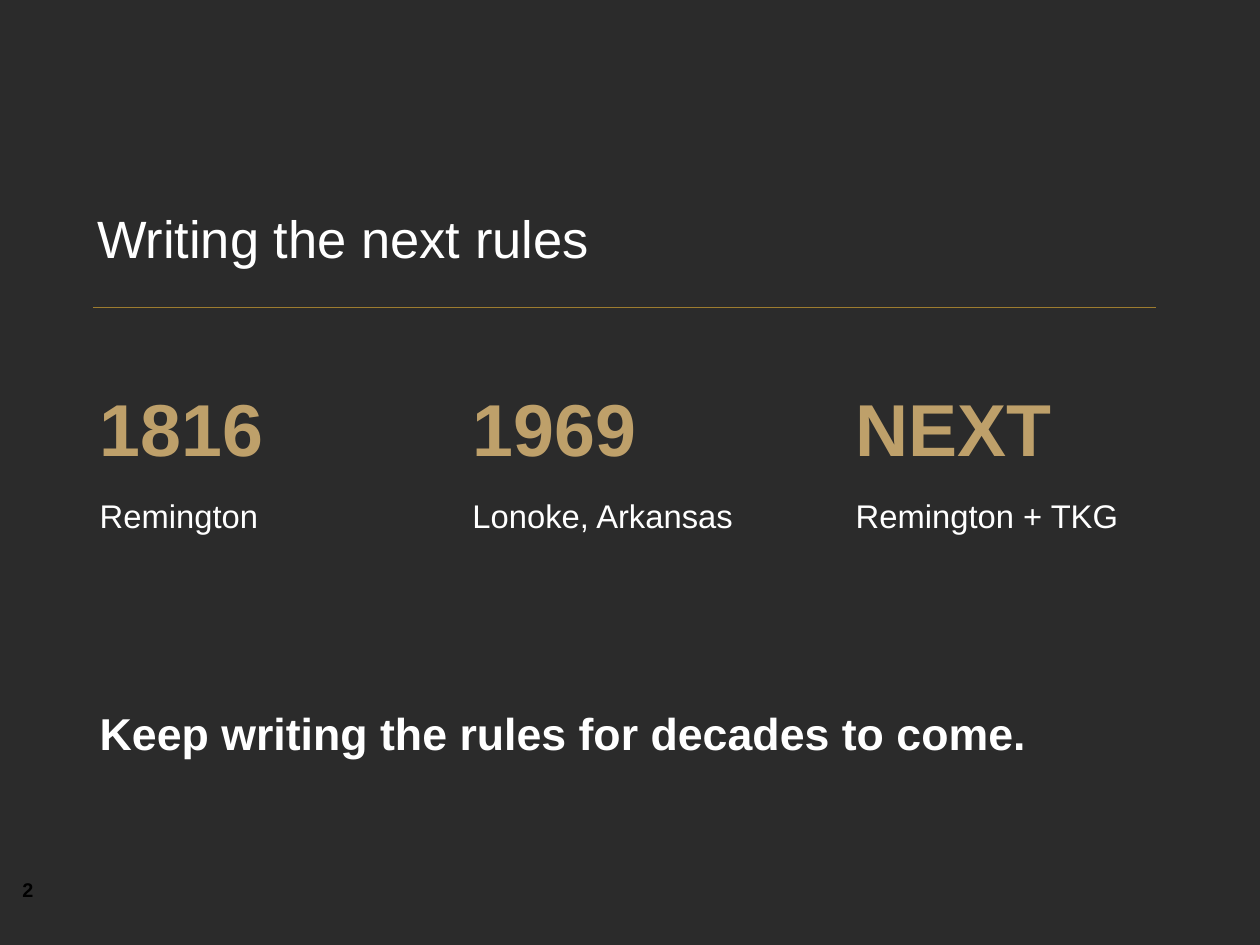
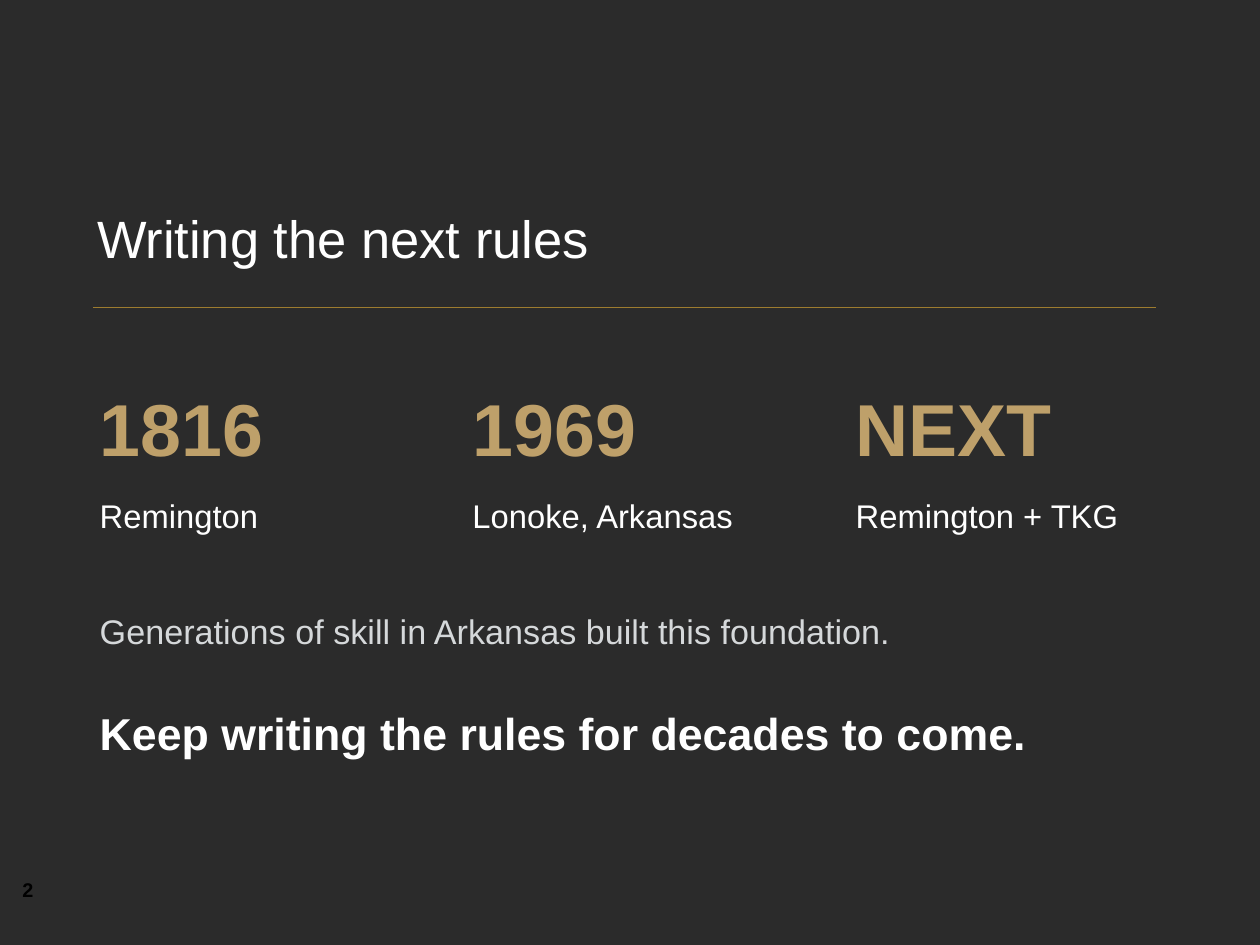
Before and after one commit to YeChamo/part-tracking-demo-ualr, a slide deck: slide 2 of docs/presentation/Engineering_at_The_Kinetic_Group.pptx. Drawn at 1260x945 pixels with LibreOffice and Linux fonts; fonts in the diff are those of the drawing; background and template pictures are left out; a plain dark background stands for a picture behind light text. Boxes give left, top, right and bottom in pixels: in the first picture for what was removed or moved away, otherwise in the second. Text is boxed around its words. In the diff, an @@ line names an element or a change of style, - is before the commit and + after.

```diff
--- a/docs/presentation/Engineering_at_The_Kinetic_Group.pptx
+++ b/docs/presentation/Engineering_at_The_Kinetic_Group.pptx
@@ text added at bbox=[100, 619, 890, 645], 19.5 pt, text #D5D8DA @@
+Generations of skill in Arkansas built this foundation.
```
Also in this commit, not shown: 8 other slides changed, 6 slides added, 3 other files.
